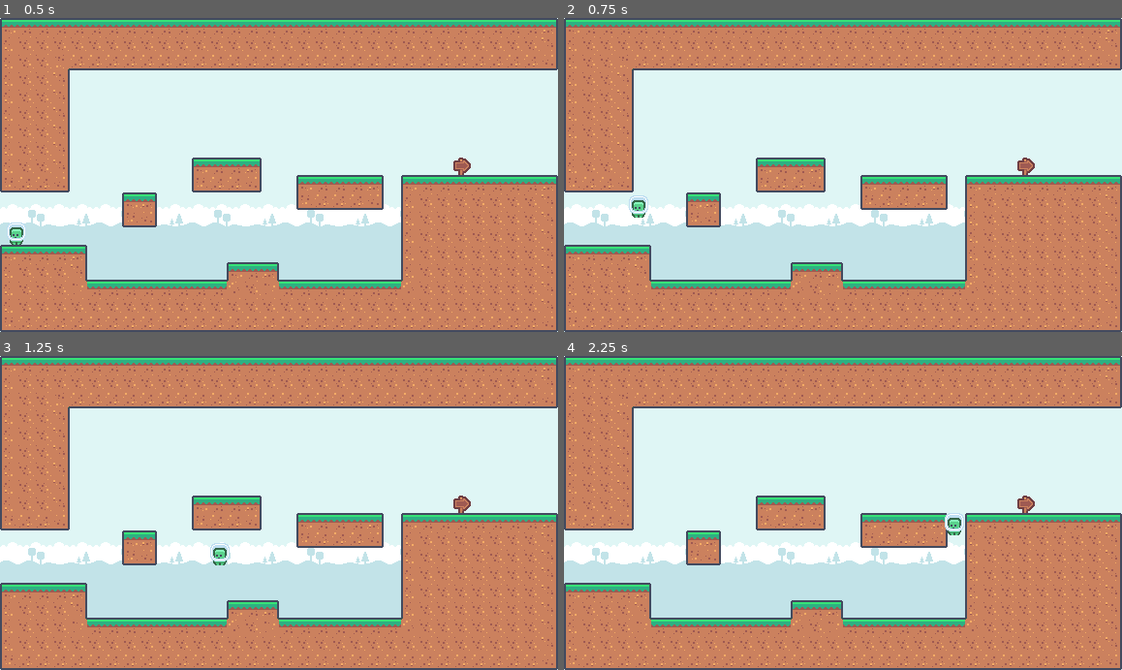
Above: before the commit, frames 1-4 (two rows, left to right).
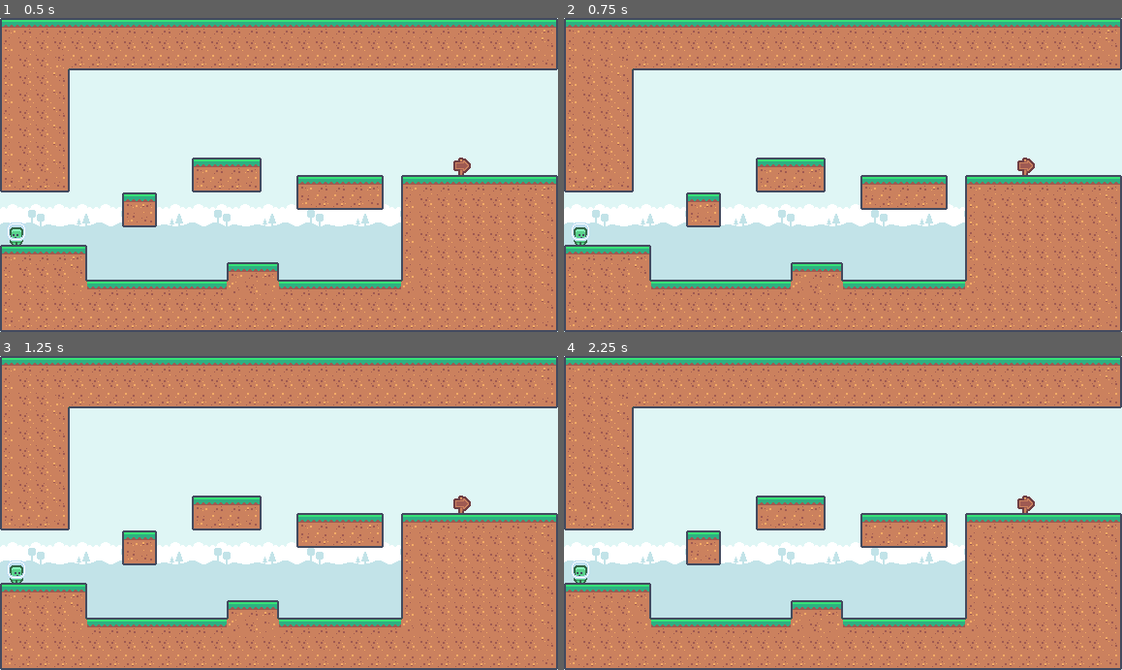
Above: after the commit, the same moments.

Repository: coruja182/zenva-godot-2024-tier-3
Game: Godot game, scene res://Scenes/level_1.tscn
Two runs of this game, one before a commit and one after it. Both use one fixed random seed, a clock stepped at 60 frames per second and the inputs below.
Inputs:
- Up to frame 1 (0.5 s): no input
- Up to frame 2 (0.75 s): tap Enter (ui_accept) at 0.5, 0.6 s; hold Right (ui_right) from 0.53 s (still down)
- Up to frame 3 (1.25 s): keep holding Right (ui_right); tap Enter (ui_accept) at 0.77, 1.07 s
- Up to frame 4 (2.25 s): tap Enter (ui_accept) at 1.35, 1.52, 1.82, 2.1 s; release Right (ui_right) at 2.03 s; hold Left (ui_left) from 2.03 s (still down)

Frame 1 is identical in both runs. In frame 2, 0.3% of the frame differs, in the area x 1-16%, y 56-73%; in frame 3, 0.3%; in frame 4, 0.4%, in the area x 1-72%, y 50-73%.

Commit message:
feat(2d platformer): state machine setup

Diff:
--- a/2d-platformer-tutorial/Scenes/player/player.tscn
+++ b/2d-platformer-tutorial/Scenes/player/player.tscn
@@ -1,7 +1,8 @@
-[gd_scene load_steps=5 format=3 uid="uid://cuahnfnhgafnk"]
+[gd_scene load_steps=6 format=3 uid="uid://cuahnfnhgafnk"]
 
 [ext_resource type="Texture2D" uid="uid://d3les0mlqncrc" path="res://Assets/kenney_pixel-platformer/Tiles/Characters/tile_0000.png" id="1_8p05u"]
 [ext_resource type="Script" uid="uid://5x8mqxehsr76" path="res://Scripts/player/player.gd" id="1_eo61r"]
+[ext_resource type="Script" uid="uid://ckkfw5to31vxa" path="res://Scripts/player/states/idle_state.gd" id="3_mxepk"]
 
 [sub_resource type="SpriteFrames" id="SpriteFrames_kf5c0"]
 animations = [{
@@ -28,3 +29,9 @@
 [node name="CollisionShape2D" type="CollisionShape2D" parent="."]
 position = Vector2(0, 3)
 shape = SubResource("CapsuleShape2D_8p05u")
+
+[node name="States" type="Node" parent="."]
+
+[node name="IdleState" type="Node" parent="States"]
+script = ExtResource("3_mxepk")
+metadata/_custom_type_script = "uid://ckkfw5to31vxa"
--- a/2d-platformer-tutorial/Scripts/player/player.gd
+++ b/2d-platformer-tutorial/Scripts/player/player.gd
@@ -2,25 +2,37 @@
 class_name PlayerController
 
 
-const SPEED = 300.0
+@onready var animation: AnimatedSprite2D = $AnimatedSprite2D
+
+
+var max_speed: int = 8000
+var acceleration: int = 1000
+var jump_height: int = 15000
+var direction: float = 0.0
+
 const JUMP_VELOCITY = -400.0
+const FRICTION: float = 0.22
+const WEIGHT: float = 0.35
+
+
+# State Machine Related Code #
+var current_state: String =  ""
+var can_dash: bool = true
+var max_jumps: int = 3
+var jump_count: int = 0
 
 
 func _physics_process(delta: float) -> void:
-	# Add the gravity.
+
 	if not is_on_floor():
-		velocity += get_gravity() * delta
+		var target_velocity : float = min(velocity.y + acceleration * delta, max_speed)
+		velocity.y = lerp(velocity.y, target_velocity, 0.6)
 
-	# Handle jump.
-	if Input.is_action_just_pressed("ui_accept") and is_on_floor():
-		velocity.y = JUMP_VELOCITY
+	direction = Input.get_axis("ui_left", "ui_right")
 
-	# Get the input direction and handle the movement/deceleration.
-	# As good practice, you should replace UI actions with custom gameplay actions.
-	var direction := Input.get_axis("ui_left", "ui_right")
-	if direction:
-		velocity.x = direction * SPEED
-	else:
-		velocity.x = move_toward(velocity.x, 0, SPEED)
+	if direction < 0:
+		animation.flip_h = false
+	elif direction > 0:
+		animation.flip_h = true
 
 	move_and_slide()
--- /dev/null
+++ b/2d-platformer-tutorial/Scripts/player/states/dash_state.gd
@@ -0,0 +1,11 @@
+extends Node
+
+
+# Called when the node enters the scene tree for the first time.
+func _ready() -> void:
+	pass # Replace with function body.
+
+
+# Called every frame. 'delta' is the elapsed time since the previous frame.
+func _process(delta: float) -> void:
+	pass
--- /dev/null
+++ b/2d-platformer-tutorial/Scripts/player/states/fall_state.gd
@@ -0,0 +1,11 @@
+extends Node
+
+
+# Called when the node enters the scene tree for the first time.
+func _ready() -> void:
+	pass # Replace with function body.
+
+
+# Called every frame. 'delta' is the elapsed time since the previous frame.
+func _process(delta: float) -> void:
+	pass
--- /dev/null
+++ b/2d-platformer-tutorial/Scripts/player/states/idle_state.gd
@@ -0,0 +1,2 @@
+extends Node
+class_name IdleState
--- /dev/null
+++ b/2d-platformer-tutorial/Scripts/player/states/jump_state.gd
@@ -0,0 +1,11 @@
+extends Node
+
+
+# Called when the node enters the scene tree for the first time.
+func _ready() -> void:
+	pass # Replace with function body.
+
+
+# Called every frame. 'delta' is the elapsed time since the previous frame.
+func _process(delta: float) -> void:
+	pass
--- /dev/null
+++ b/2d-platformer-tutorial/Scripts/player/states/move_state.gd
@@ -0,0 +1,11 @@
+extends Node
+
+
+# Called when the node enters the scene tree for the first time.
+func _ready() -> void:
+	pass # Replace with function body.
+
+
+# Called every frame. 'delta' is the elapsed time since the previous frame.
+func _process(delta: float) -> void:
+	pass
Not shown, added: 2d-platformer-tutorial/Scripts/player/states/dash_state.gd.uid
Not shown, added: 2d-platformer-tutorial/Scripts/player/states/fall_state.gd.uid
Not shown, added: 2d-platformer-tutorial/Scripts/player/states/idle_state.gd.uid
Not shown, added: 2d-platformer-tutorial/Scripts/player/states/jump_state.gd.uid
Not shown, added: 2d-platformer-tutorial/Scripts/player/states/move_state.gd.uid
